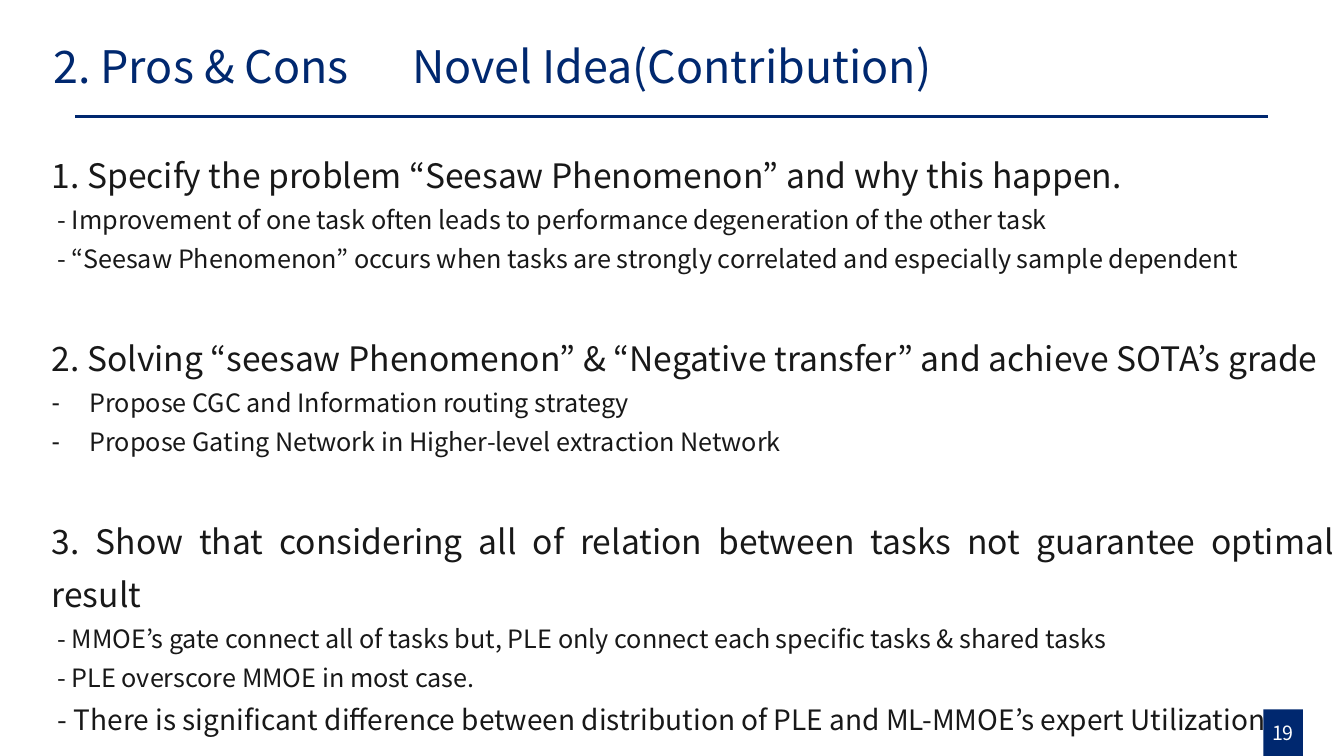
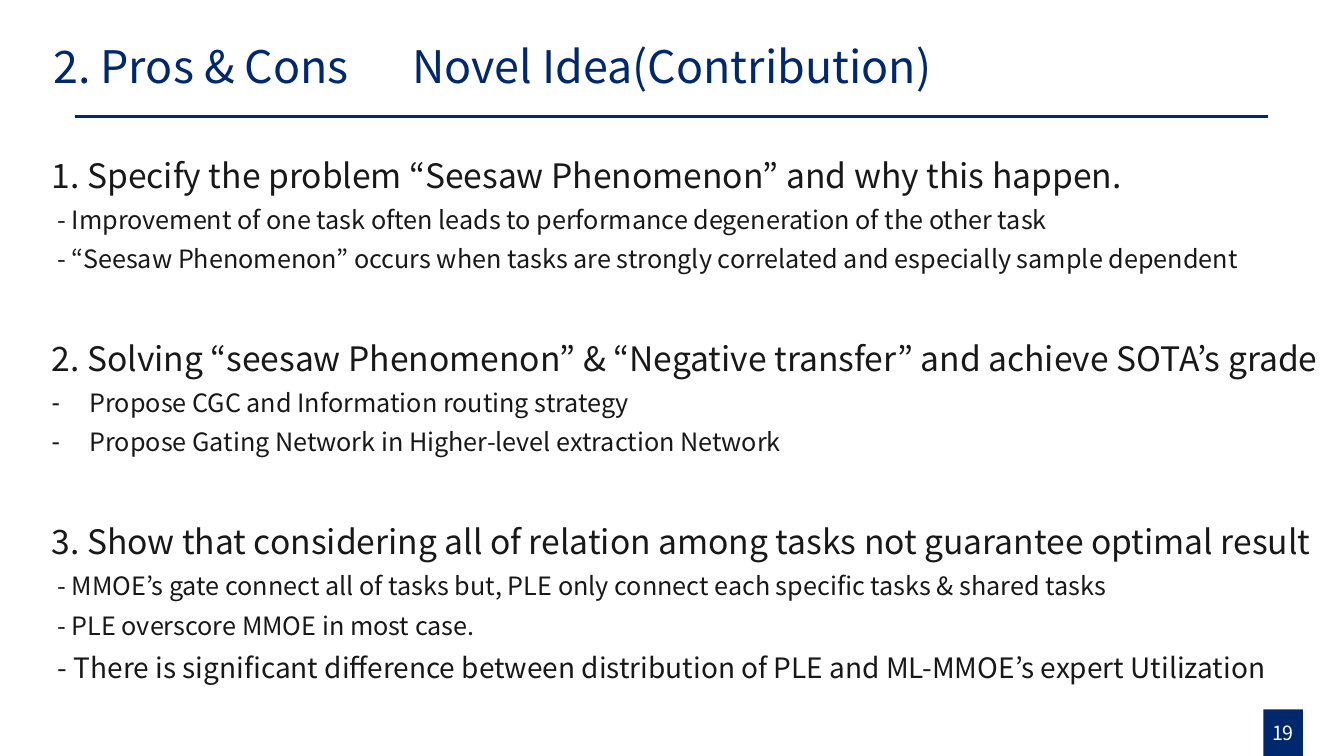
Before and after one commit to gusrn0505/TIL, a slide deck: slide 19 of [PPTPLUG]PP-151/RecSys 발표 준비_강현구.pptx. Drawn at 1344x756 pixels with LibreOffice and Linux fonts; fonts in the diff are those of the drawing. Boxes give left, top, right and bottom in pixels: in the first picture for what was removed or moved away, otherwise in the second. Text is boxed around its words. In the diff, an @@ line names an element or a change of style, - is before the commit and + after.

```diff
--- a/[PPTPLUG]PP-151/RecSys 발표 준비_강현구.pptx
+++ b/[PPTPLUG]PP-151/RecSys 발표 준비_강현구.pptx
@@ text at (52, 527, 1311, 563): text changed @@
-3. Show that considering all of relation between tasks not guarantee optimal result
+3. Show that considering all of relation among tasks not guarantee optimal result
```
Also in this commit, not shown: 12 other slides changed, 3 other files.
